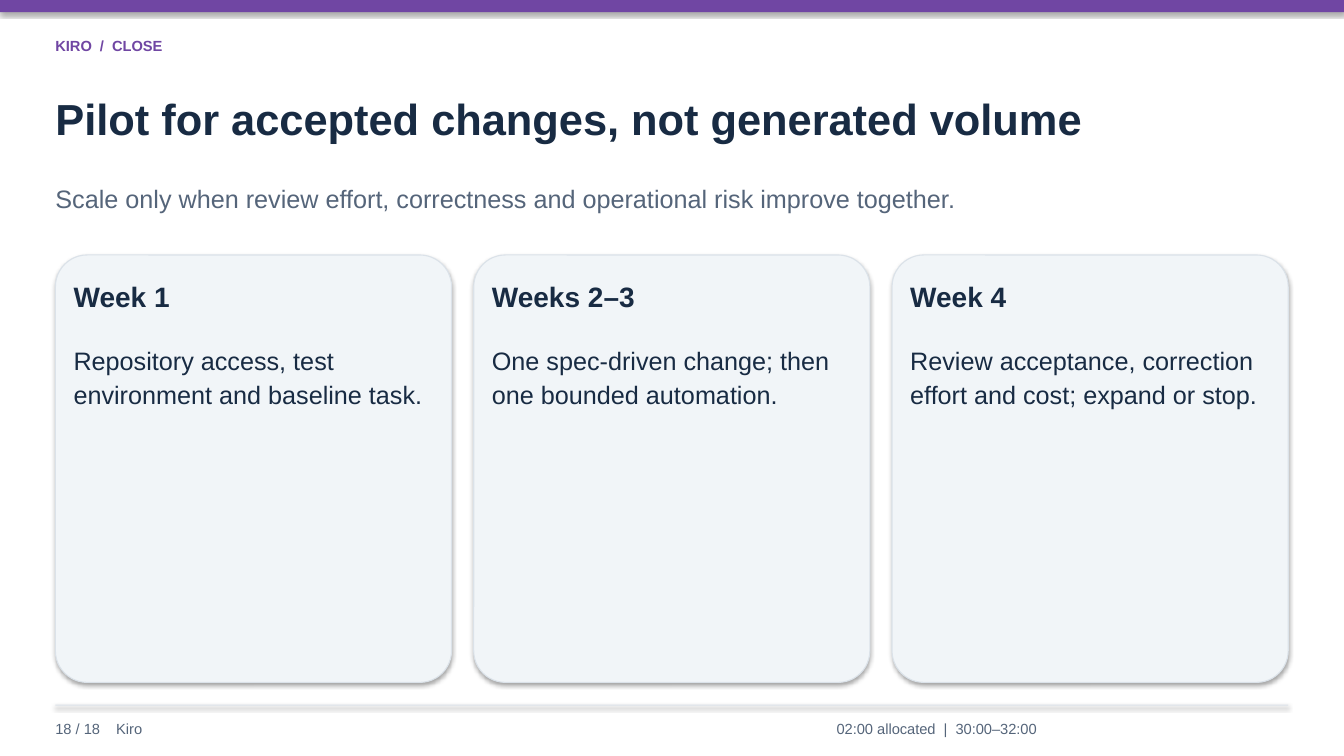
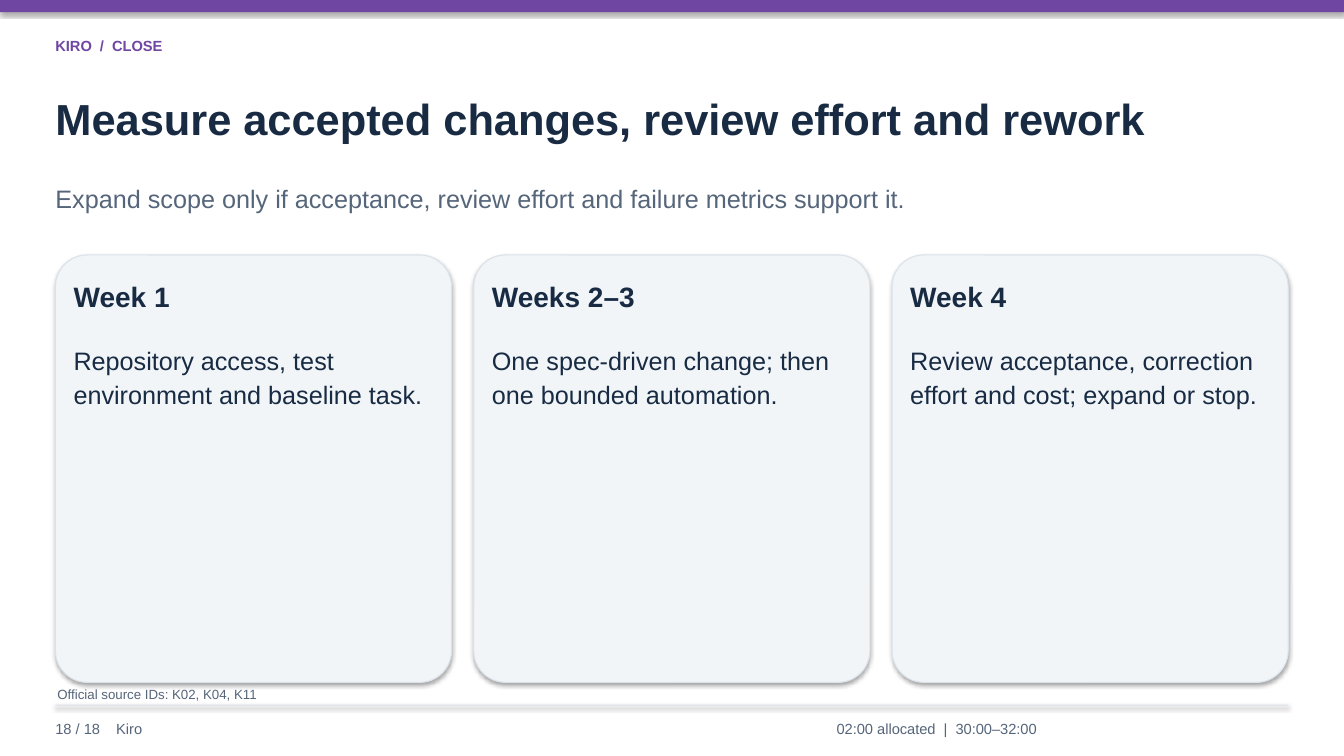
Before and after one commit to lyrel-dev/frontier-agents, a slide deck: slide 18 of presentations/kiro-presentation.pptx. Drawn at 1344x756 pixels with LibreOffice and Linux fonts; fonts in the diff are those of the drawing. Boxes give left, top, right and bottom in pixels: in the first picture for what was removed or moved away, otherwise in the second. Text is boxed around its words. In the diff, an @@ line names an element or a change of style, - is before the commit and + after.

```diff
--- a/presentations/kiro-presentation.pptx
+++ b/presentations/kiro-presentation.pptx
@@ text at (55,103,1144,143): text changed @@
-Pilot for accepted changes, not generated volume
+Measure accepted changes, review effort and rework
@@ text at (55,189,905,213): text changed @@
-Scale only when review effort, correctness and operational risk improve together.
+Expand scope only if acceptance, review effort and failure metrics support it.
@@ text added at (57,689,257,701), 9.5 pt, text #55657A @@
+Official source IDs: K02, K04, K11
```
Also in this commit, not shown: 17 other slides changed, 21 slides added.
